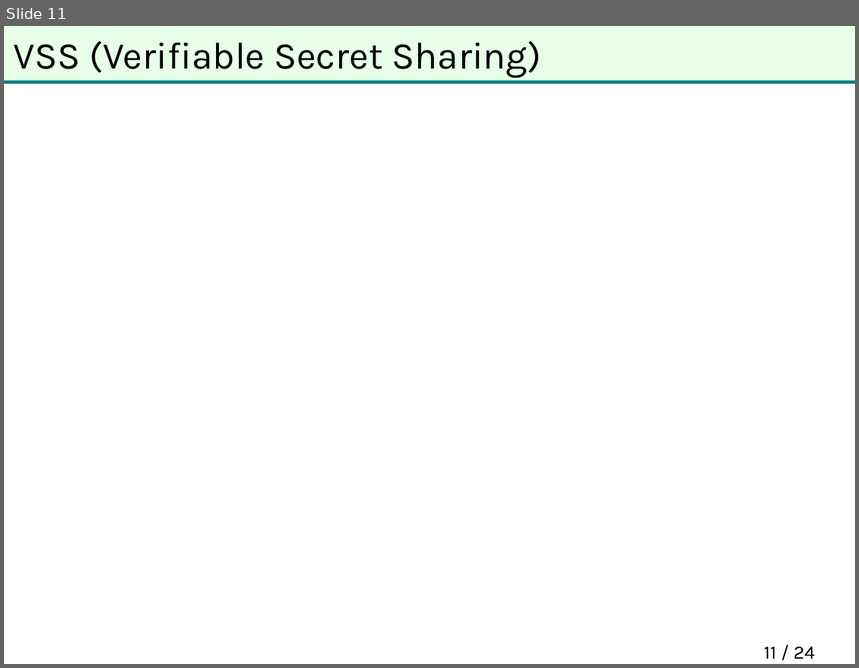
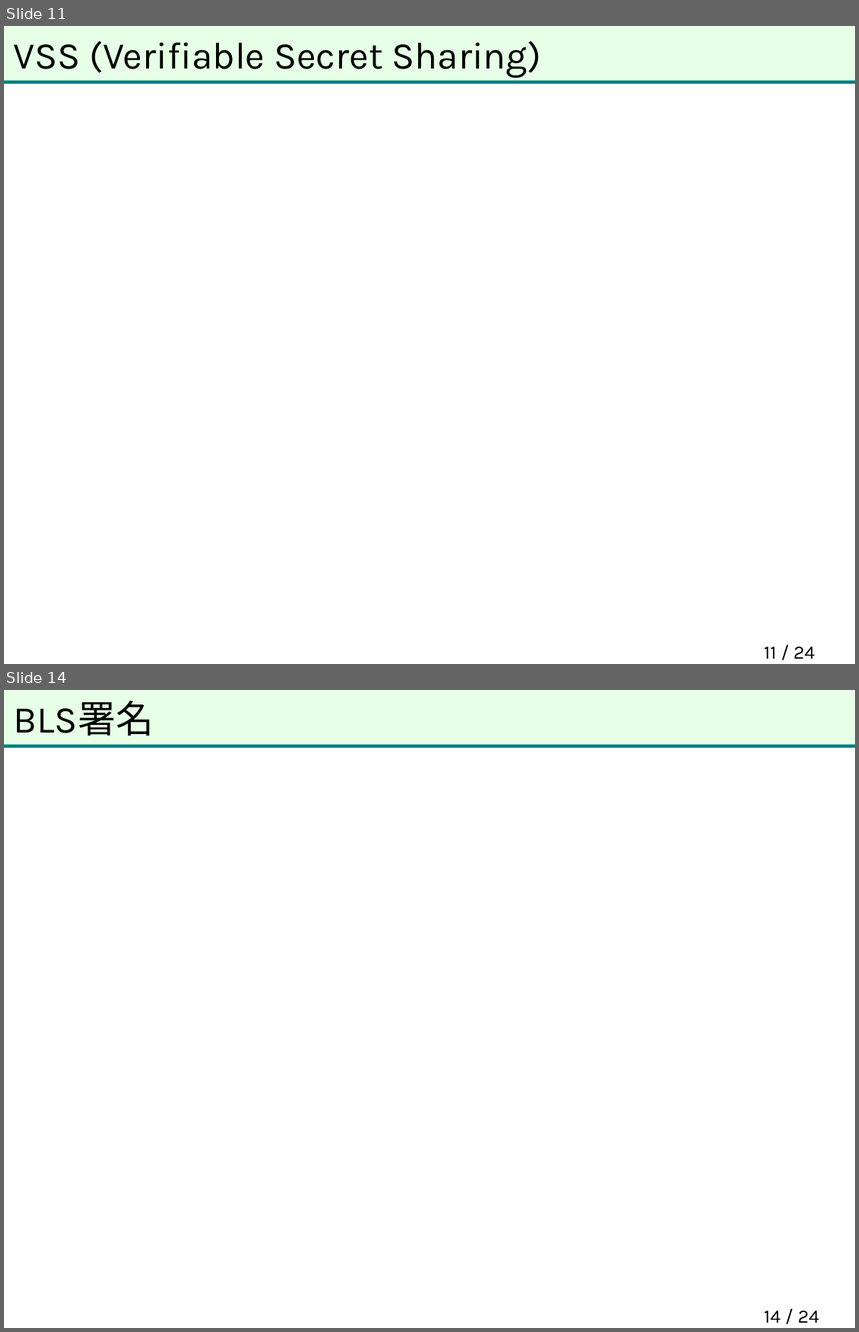
Before and after one commit to herumi/anninbon, a slide deck: lec/anninbon11.pptx. Shown one above the other, each under a label of ours: slide 11 before the commit, slides 11 and 14 after it; the slides between them are not shown. The pictures are 859x668 and 859x1332 pixels, drawn with LibreOffice and Linux fonts; fonts in the diff are those of the drawing; background and template pictures are left out. Boxes give left, top, right and bottom in pixels: in the first picture for what was removed or moved away, otherwise in the second. Text is boxed around its words. In the diff, an @@ line names an element or a change of style, - is before the commit and + after.

```diff
--- a/lec/anninbon11.pptx
+++ b/lec/anninbon11.pptx
@@ slide 14 added at [4,690,855,1328], background picture (left out); not listed: 2 template elements that a slide beside it also shows @@
@@ title added at [14,701,154,736], 32 pt, text #000000 @@
+BLS署名
@@ page number added at [764,1311,819,1323], 16 pt, text #000000 @@
+14 / 24
```
Also in this commit, not shown: 1 slide changed, 5 other slides added.
